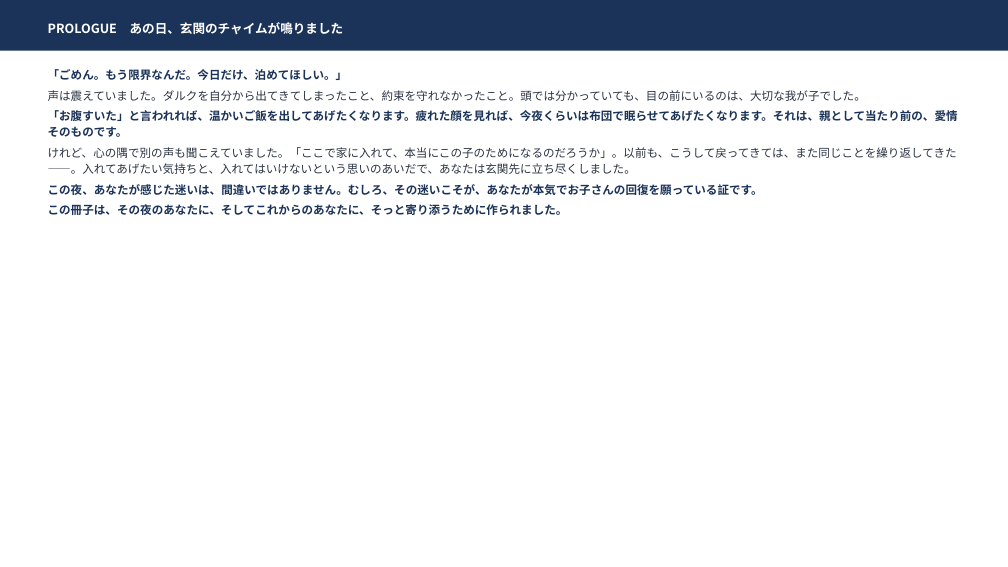
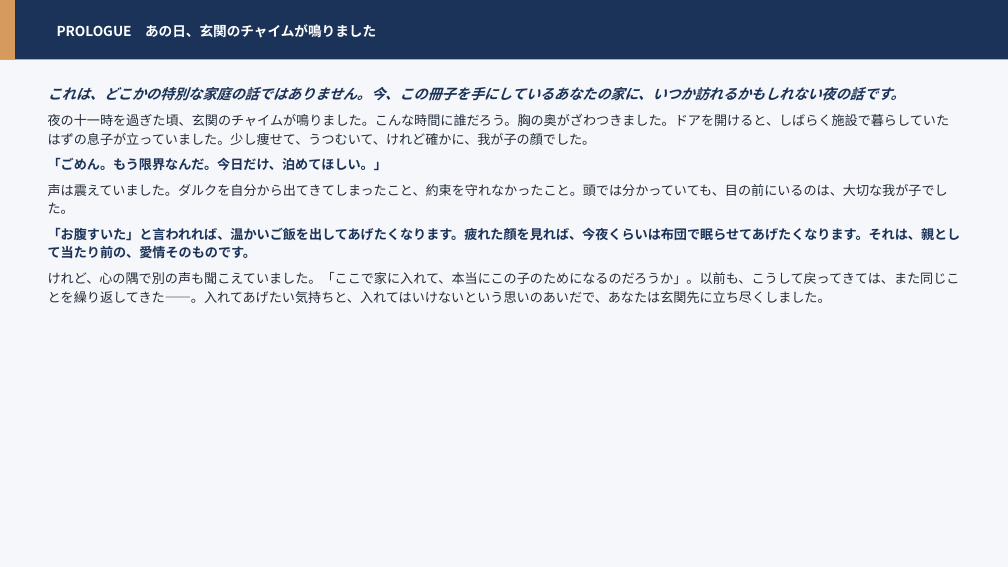
Before and after one commit to hiderock84-sys/darca, a slide deck: slide 3 of public/manual.pptx. Drawn at 1008x567 pixels with LibreOffice and Linux fonts; fonts in the diff are those of the drawing. Boxes give left, top, right and bottom in pixels: in the first picture for what was removed or moved away, otherwise in the second. Text is boxed around its words. In the diff, an @@ line names an element or a change of style, - is before the commit and + after.

```diff
--- a/public/manual.pptx
+++ b/public/manual.pptx
@@ rectangle: place and size @@
-rectangle at [0,0,1008,51]
+rectangle at [0,0,1008,60]
@@ rectangle added at [0,0,1008,567], fill #F5F7FB @@
@@ rectangle added at [0,0,15,60], fill #D69A5C @@
@@ text "PROLOGUE あの日、玄関のチャイムが鳴りました": place and size @@
-text "PROLOGUE あの日、玄関のチャイムが鳴りました" at [48,22,344,34]
+text "PROLOGUE あの日、玄関のチャイムが鳴りました" at [57,24,376,38]
@@ text "PROLOGUE あの日、玄関のチャイムが鳴りました" at [57,24,376,38]: size 12 to 13 pt; line spacing 1.18 to 1.2 @@
@@ text "これは、どこかの特別な家庭の話ではありません。今、この冊子を手にしているあなたの家に、いつか訪れるかもしれない夜の話です ...": place and size @@
-text "これは、どこかの特別な家庭の話ではありません。今、この冊子を手にしているあなたの家に、いつか訪れるかもしれない夜の話です ..." at [48,69,958,215]
+text "これは、どこかの特別な家庭の話ではありません。今、この冊子を手にしているあなたの家に、いつか訪れるかもしれない夜の話です ..." at [48,87,961,303]
@@ text at [48,87,950,145]: paragraphs added @@
+これは、どこかの特別な家庭の話ではありません。今、この冊子を手にしているあなたの家に、いつか訪れるかもしれない夜の話です。
+夜の十一時を過ぎた頃、玄関のチャイムが鳴りました。こんな時間に誰だろう。胸の奥がざわつきました。ドアを開けると、しばらく施設で暮らしていたはずの息子が立っていました。少し痩せて、うつむいて、けれど確かに、我が子の顔でした。
@@ text at [48,157,961,303]: size 11 to 12.5 pt in "「ごめん。もう限界なんだ。今日だけ、泊めてほしい。」", "声は震えていました。ダルクを自分から出てきてしまったこと、約束を守れなかったこと。頭では分かっていても、目の前にいるのは ...", "「お腹すいた」と言われれば、温かいご飯を出してあげたくなります。疲れた顔を見れば、今夜くらいは布団で眠らせてあげたくなり ...", "けれど、心の隅で別の声も聞こえていました。「ここで家に入れて、本当にこの子のためになるのだろうか」。以前も、こうして戻っ ..."; text colour #2B3342 to #242C3A in "声は震えていました。ダルクを自分から出てきてしまったこと、約束を守れなかったこと。頭では分かっていても、目の前にいるのは ...", "けれど、心の隅で別の声も聞こえていました。「ここで家に入れて、本当にこの子のためになるのだろうか」。以前も、こうして戻っ ..."; line spacing 1.18 to 1.2; more space between paragraphs @@
@@ text at [48,184,763,215]: paragraphs removed @@
-この夜、あなたが感じた迷いは、間違いではありません。むしろ、その迷いこそが、あなたが本気でお子さんの回復を願っている証です。
-この冊子は、その夜のあなたに、そしてこれからのあなたに、そっと寄り添うために作られました。
```
Also in this commit, not shown: 59 other slides changed, 21 slides added, 3 slides removed, 1 other file.
